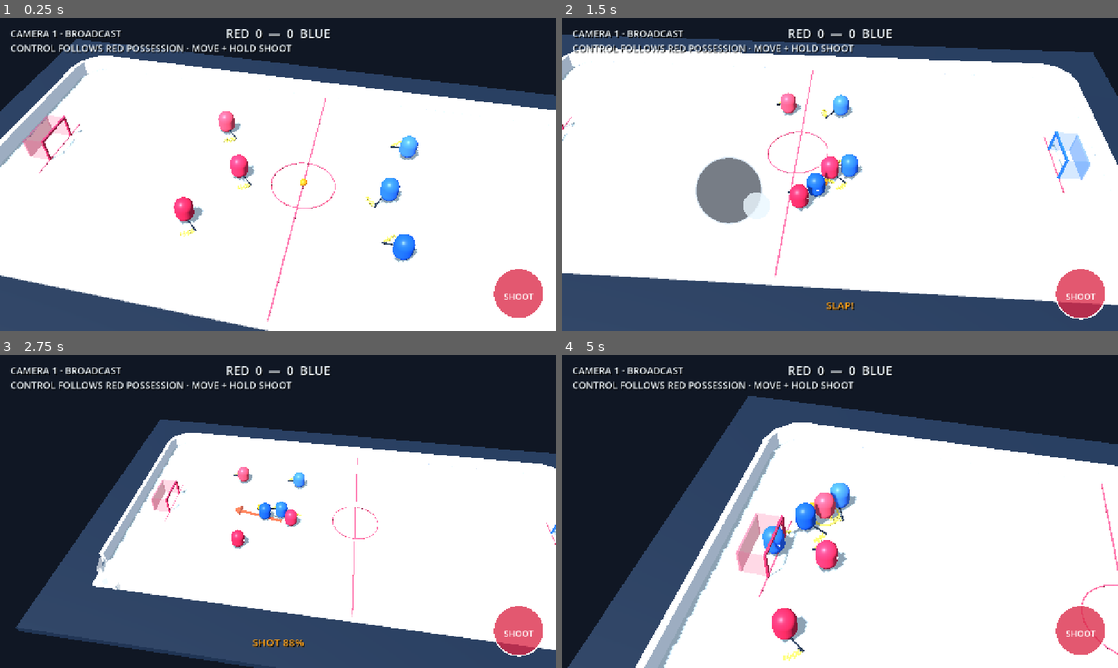
Above: before the commit, frames 1-4 (two rows, left to right).
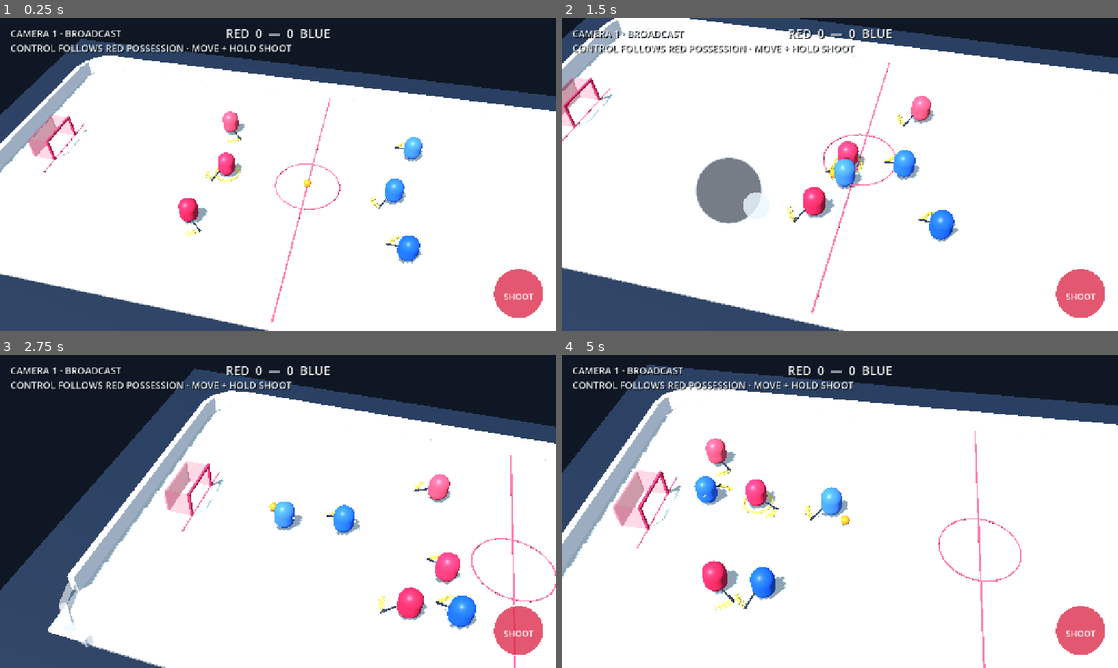
Above: after the commit, the same moments.

Repository: dylanwatsonsoftware/floorball-frenzy-3d
Game: Godot game, scene res://scenes/app/main.tscn
Two runs of this game, one before a commit and one after it. Both use one fixed random seed, a clock stepped at 60 frames per second and the inputs below.
Inputs (mouse positions are in pixels of both pictures, inside the frame that each line leads up to):
- Up to frame 1 (0.25 s): no input
- Up to frame 2 (1.5 s): tap Enter at 0.5 s; move the mouse to (962, 158) at 0.52 s; hold D (move_right) 0.53-1.25 s; hold Space (shoot) 0.53-1.25 s; tap Shift (dash) at 0.6 s; click (962, 158) at 0.67 s; drag from (728, 190) to (812, 237) at 1.27 s
- Up to frame 3 (2.75 s): move the mouse to (333, 442) at 2.02 s; hold D (move_right) from 2.03 s (still down); hold Space (shoot) from 2.03 s (still down); tap Shift (dash) at 2.1 s
- Up to frame 4 (5 s): release D (move_right) at 2.75 s; release Space (shoot) at 2.75 s; drag from (812, 574) to (673, 464) at 2.77 s; move the mouse to (1006, 558) at 3.52 s; hold A (move_left) 3.53-4.25 s; hold Space (shoot) 3.53-4.25 s; tap 1 at 3.6 s; drag from (673, 464) to (756, 433) at 4.27 s

The runs differ from the first frame. In frame 1, 4.3% of the frame differs, in the area x 0-100%, y 6-100%; in frame 2, 22%; in frame 3, 37%; in frame 4, 41%, in the area x 0-100%, y 3-100%.
Error after the commit: Cannot call method 'call' on a null value. (res://scripts/gameplay/ball_controller.gd:162)

Commit message:
fix: keep player control and shot aim coherent

Diff:
--- a/scripts/gameplay/ball_controller.gd
+++ b/scripts/gameplay/ball_controller.gd
@@ -52,6 +52,7 @@
 var _pass_index := 0
 var _ai_pass_cooldown := 0.0
 var _aim_arrow_actor: CharacterBody3D
+var _charge_cancelled_until_release := false
 
 signal goal_scored(scorer: StringName)
 
@@ -123,6 +124,7 @@
 	_control_owner = -1
 	_ai_possession_seconds = 0.0
 	_ai_pass_cooldown = 0.0
+	_charge_cancelled_until_release = false
 	_clear_charge_feedback()
 	_set_trail_visible(false)
 	_set_shot_trail_style(false, false, false)
@@ -134,9 +136,14 @@
 		return
 	var input_actor := _red_input_actor()
 	if Input.is_action_pressed("shoot"):
-		_slap_actor = input_actor
+		if _charge_cancelled_until_release:
+			return
 		if _charge_seconds <= 0.0:
+			_slap_actor = input_actor
 			_slap_actor.call("set_shot_aim_locked", true)
+		elif input_actor != _slap_actor:
+			_cancel_active_charge(true)
+			return
 		_charge_seconds = minf(MAX_CHARGE_SECONDS * 2.0, _charge_seconds + delta)
 		var charge_ratio := _charge_seconds / MAX_CHARGE_SECONDS
 		var backswing_ratio := minf(1.0, charge_ratio)
@@ -144,6 +151,7 @@
 		_show_aim_arrow(_slap_actor, charge_ratio)
 		_apply_charge_feedback(charge_ratio)
 	elif Input.is_action_just_released("shoot"):
+		_charge_cancelled_until_release = false
 		_hide_aim_arrow()
 		if _charge_seconds > 0.0:
 			var facing: Vector3 = _slap_actor.call("get_facing_direction")
@@ -153,6 +161,7 @@
 			_clear_charge_feedback()
 			_slap_actor.call("set_stick_slap_angle", 0.0)
 	elif not Input.is_action_pressed("shoot"):
+		_charge_cancelled_until_release = false
 		_hide_aim_arrow()
 		input_actor.call("set_shot_aim_locked", false)
 		if _steal_feedback_remaining <= 0.0 and _scoop_remaining <= 0.0:
@@ -161,15 +170,15 @@
 
 
 func _red_input_actor() -> CharacterBody3D:
-	var owner := _actor_for_controller(_control_owner)
-	return owner if owner != null and owner.call("get_team") == &"red" else _player
+	var human_actor_id := get_human_control_actor_id()
+	for actor in _field_players:
+		if actor.call("get_actor_id") == human_actor_id:
+			return actor
+	return _player
 
 
 func _show_aim_arrow(actor: CharacterBody3D, normalized_charge: float) -> void:
-	if _aim_arrow_actor != null and _aim_arrow_actor != actor:
-		var previous_arrow := _aim_arrow_actor.get_node_or_null("AimArrow") as Node3D
-		if previous_arrow != null:
-			previous_arrow.visible = false
+	_hide_other_aim_arrows(actor)
 	_aim_arrow_actor = actor
 	var arrow := actor.get_node_or_null("AimArrow") as Node3D
 	if arrow == null:
@@ -192,12 +201,29 @@
 
 
 func _hide_aim_arrow() -> void:
-	if _aim_arrow_actor == null:
-		return
-	var arrow := _aim_arrow_actor.get_node_or_null("AimArrow") as Node3D
-	if arrow != null:
-		arrow.visible = false
+	_hide_other_aim_arrows(null)
 	_aim_arrow_actor = null
+
+
+func _hide_other_aim_arrows(exception: CharacterBody3D) -> void:
+	_refresh_field_players()
+	for actor in _field_players:
+		if actor == exception:
+			continue
+		var arrow := actor.get_node_or_null("AimArrow") as Node3D
+		if arrow != null:
+			arrow.visible = false
+
+
+func _cancel_active_charge(wait_for_release: bool) -> void:
+	_hide_aim_arrow()
+	_charge_seconds = 0.0
+	_charge_cancelled_until_release = wait_for_release
+	if _slap_actor != null:
+		_slap_actor.call("set_stick_slap_angle", 0.0)
+		_slap_actor.call("set_shot_aim_locked", false)
+	_slap_actor = null
+	_clear_charge_feedback()
 
 
 func _planar_distance_to_player() -> float:
@@ -339,6 +365,24 @@
 func get_control_owner_team() -> StringName:
 	var actor := _actor_for_controller(_control_owner)
 	return actor.call("get_team") if actor != null else &""
+
+
+func get_human_control_actor_id() -> StringName:
+	var owner := _actor_for_controller(_control_owner)
+	if owner != null and owner.call("get_team") == &"red":
+		return owner.call("get_actor_id")
+	_refresh_field_players()
+	var nearest_id: StringName = &""
+	var nearest_distance := INF
+	for actor in _field_players:
+		if actor.call("get_team") != &"red":
+			continue
+		var offset := actor.global_position - global_position
+		var distance := Vector2(offset.x, offset.z).length_squared()
+		if distance < nearest_distance:
+			nearest_distance = distance
+			nearest_id = actor.call("get_actor_id")
+	return nearest_id
 
 
 func get_shot_charge_ratio() -> float:
--- a/scripts/gameplay/player_controller.gd
+++ b/scripts/gameplay/player_controller.gd
@@ -66,7 +66,7 @@
 	global_position = boundary.position
 	velocity = boundary.velocity
 
-	if velocity.length_squared() > 0.04 and not _shot_aim_locked:
+	if velocity.length_squared() > 0.04:
 		_facing_direction = Vector3(velocity.x, 0.0, velocity.z).normalized()
 		rotation.y = lerp_angle(rotation.y, atan2(_facing_direction.x, _facing_direction.z), minf(1.0, delta * 12.0))
 	if _mobile_controls != null and _mobile_controls.has_method("set_dash_cooldown_ratio"):
@@ -113,7 +113,7 @@
 
 func is_human_controlled() -> bool:
 	var ball := get_parent().get_node_or_null("Ball")
-	return ball != null and ball.has_method("is_controlled_by_actor") and bool(ball.call("is_controlled_by_actor", get_actor_id()))
+	return ball != null and ball.has_method("get_human_control_actor_id") and ball.call("get_human_control_actor_id") == get_actor_id()
 
 
 func set_shot_aim_locked(value: bool) -> void:
--- a/scripts/gameplay/squad_ai_controller.gd
+++ b/scripts/gameplay/squad_ai_controller.gd
@@ -35,7 +35,7 @@
 	var boundary := RinkCollisionScript.constrain_body(global_position, velocity, RINK_HALF_LENGTH, RINK_HALF_WIDTH, 1.8)
 	global_position = boundary.position
 	velocity = boundary.velocity
-	if not movement.is_zero_approx() and not _shot_aim_locked:
+	if not movement.is_zero_approx():
 		_facing_direction = Vector3(movement.x, 0.0, movement.y)
 		rotation.y = lerp_angle(rotation.y, atan2(_facing_direction.x, _facing_direction.z), minf(1.0, delta * 10.0))
 
@@ -90,7 +90,7 @@
 
 
 func is_human_controlled() -> bool:
-	return get_team() == &"red" and _ball != null and _ball.has_method("is_controlled_by_actor") and bool(_ball.call("is_controlled_by_actor", get_actor_id()))
+	return get_team() == &"red" and _ball != null and _ball.has_method("get_human_control_actor_id") and _ball.call("get_human_control_actor_id") == get_actor_id()
 
 
 func is_dashing() -> bool:
--- /dev/null
+++ b/tests/control_handoff_scene_test.gd
@@ -0,0 +1,96 @@
+extends SceneTree
+
+
+func _init() -> void:
+	call_deferred("run_test")
+
+
+func run_test() -> void:
+	var scene := (load("res://scenes/app/main.tscn") as PackedScene).instantiate()
+	root.add_child(scene)
+	await process_frame
+	var arena := scene.get_node("Arena")
+	var ball := arena.get_node("Ball")
+	var players: Array = arena.call("get_field_players")
+	var red_two := arena.get_node("RedTeammate2") as CharacterBody3D
+	for actor in players:
+		if actor != red_two:
+			actor.set_physics_process(false)
+
+	# A loose ball must still assign one red player so input never controls nobody.
+	red_two.position = Vector3.ZERO + Vector3(0.0, 0.75, 0.0)
+	ball.position = Vector3(0.2, 0.22, 0.0)
+	ball.ball_velocity = Vector3(12.0, 0.0, 0.0)
+	await physics_frame
+	if _human_count(players) != 1 or not red_two.call("is_human_controlled"):
+		fail("Loose-ball play must assign exactly one nearby red player; count=%d red_2=%s" % [_human_count(players), red_two.call("is_human_controlled")])
+		return
+
+	# Capture and charge while changing direction. Charging must not freeze facing.
+	ball.ball_velocity = Vector3.ZERO
+	ball.position = red_two.position + Vector3(0.9, -0.53, 0.75)
+	await physics_frame
+	await physics_frame
+	if not ball.call("is_controlled_by_actor", &"red_2"):
+		fail("Turning-shot setup must begin with red_2 possession")
+		return
+	var initial_facing: Vector3 = red_two.call("get_facing_direction")
+	Input.action_press("shoot")
+	Input.action_press("move_down")
+	for frame in 12:
+		await physics_frame
+	Input.action_release("move_down")
+	var turned_facing: Vector3 = red_two.call("get_facing_direction")
+	if turned_facing.z < 0.55 or turned_facing.is_equal_approx(initial_facing):
+		Input.action_release("shoot")
+		fail("The controlled carrier must be able to turn toward movement while charging; initial=%s turned=%s" % [initial_facing, turned_facing])
+		return
+	if not ball.call("is_controlled_by_actor", &"red_2") or not red_two.call("is_human_controlled"):
+		Input.action_release("shoot")
+		fail("Turning and running during a charge must retain the controlled carrier")
+		return
+	if _visible_arrow_count(players) != 1 or not red_two.get_node("AimArrow").visible:
+		Input.action_release("shoot")
+		fail("Exactly the charging player's arrow must be visible")
+		return
+
+	# A genuine control handoff while held must cancel, never migrate, a charge.
+	ball.call("launch", Vector2.LEFT, 1.0, Vector3.ZERO, false, &"blue")
+	ball.position = Vector3(-10.0, 0.22, 0.0)
+	await physics_frame
+	await physics_frame
+	if _human_count(players) != 1:
+		Input.action_release("shoot")
+		fail("A control handoff must still leave exactly one human-controlled red player")
+		return
+	if _visible_arrow_count(players) != 0 or ball.call("get_shot_charge_ratio") > 0.0:
+		Input.action_release("shoot")
+		fail("Possession/control changes must cancel the old charge instead of moving its arrow; arrows=%d charge=%s" % [_visible_arrow_count(players), ball.call("get_shot_charge_ratio")])
+		return
+
+	Input.action_release("shoot")
+	print("Control handoff and running shot aim remain coherent.")
+	scene.queue_free()
+	quit(0)
+
+
+func _human_count(players: Array) -> int:
+	var count := 0
+	for actor in players:
+		if actor.call("get_team") == &"red" and actor.call("is_human_controlled"):
+			count += 1
+	return count
+
+
+func _visible_arrow_count(players: Array) -> int:
+	var count := 0
+	for actor in players:
+		var arrow := actor.get_node_or_null("AimArrow") as Node3D
+		if arrow != null and arrow.visible:
+			count += 1
+	return count
+
+
+func fail(message: String) -> void:
+	push_error(message)
+	quit(1)
--- a/tests/squad_scene_test.gd
+++ b/tests/squad_scene_test.gd
@@ -30,10 +30,13 @@
 	if teams.red != 3 or teams.blue != 3 or ids.size() != 6:
 		fail("The roster must have three uniquely identified players per team; teams=%s ids=%s" % [teams, ids])
 		return
+	var initial_humans := []
 	for actor in players:
 		if actor.has_method("is_human_controlled") and actor.call("is_human_controlled"):
-			fail("No red player should consume human input before gaining possession")
-			return
+			initial_humans.append(actor.call("get_actor_id"))
+	if initial_humans.size() != 1 or initial_humans[0] != &"red_1":
+		fail("Loose-ball play must assign the nearest red player instead of controlling nobody; humans=%s" % initial_humans)
+		return
 
 	var ball := scene.get_node("Arena/Ball")
 	var red_two := scene.get_node("Arena/RedTeammate2") as CharacterBody3D
Not shown, added: tests/control_handoff_scene_test.gd.uid
